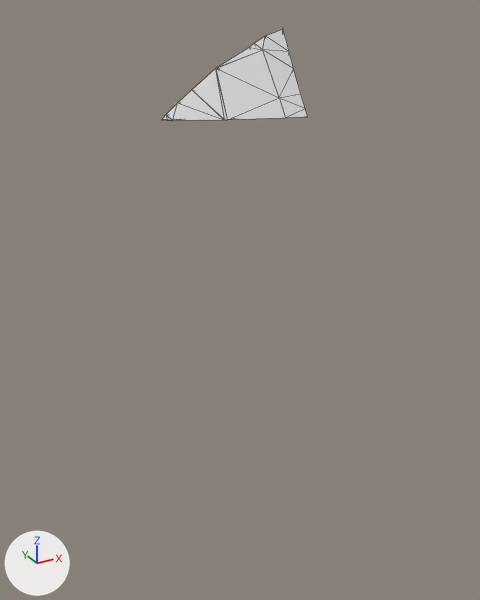
What one commit did to the glTF model assets/terrain/surface_pieces/surf_10_3.glb.
Before and after are seen from a camera (50 mm lens) standing at (-62.17, 83.64, -23.17) and looking at (-57.48, 92.15, -27.43). Arrows for +X, +Y and +Z are at lower left; the lights stay in place. The older version comes first. Mesh edges are drawn as thin lines. Where no turn or scale is listed for an object, it has been applied to the vertices.

Objects in the first picture: 'geometry_0'.
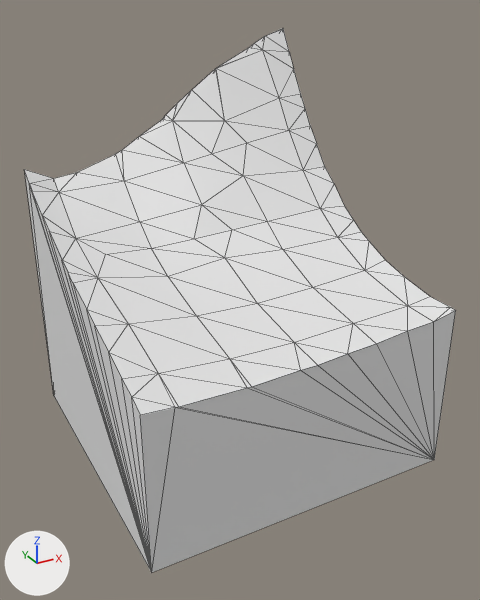
Location of each change, (x1, y1, x2, y2) in pixels of the pictures (480 x 600 px):
'geometry_0', reshaped (195% wider, 487% taller): before (162, 28, 308, 120); after (24, 28, 456, 573)
part 1 of me_geometry_0, built on: before (162, 68, 308, 120); after (24, 68, 456, 573)

What changed in the scene script:
```text
Change me_geometry_0:
    used by ob_geometry_0; location = (0.0, 0.0, 0.0)
    remove me_geometry_0.from_pydata(...)  # 29 vertices, 54 faces; spans x -57.52..-55.0, y 94.08..95.0, z -25.0..-23.51
    add me_geometry_0.from_pydata(...)  # 101 vertices, 198 faces; spans x -60.0..-55.0, y 90.0..95.0, z -30.0..-23.51
    me_geometry_0 part 1
    10 vertices are removed from x -57.52..-55.0, y 94.08..95.0, z -25.0
    41 faces are deleted
    82 vertices are added at x -60.0..-55.0, y 90.0..95.0, z -30.0..-25.01
    185 new faces join them
```
